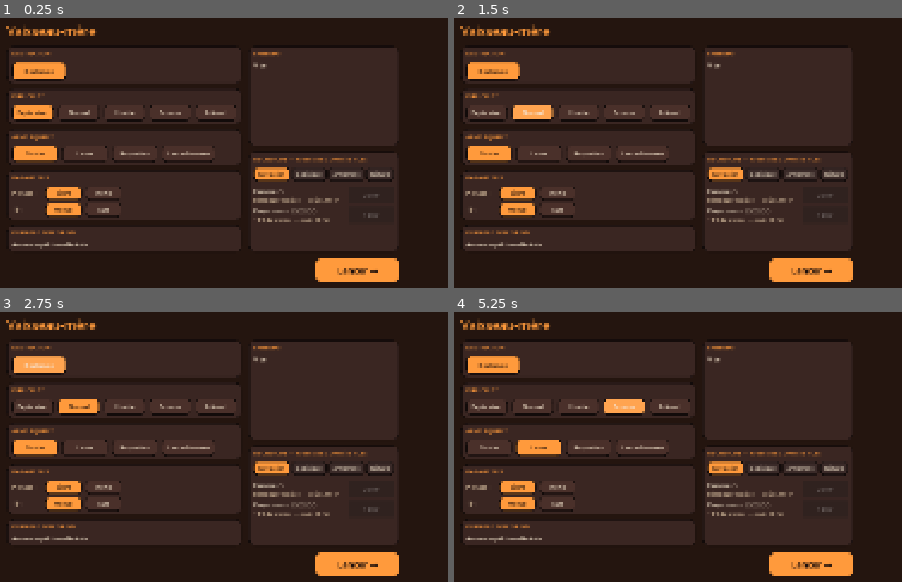
Above: before the commit, frames 1-4 (two rows, left to right).
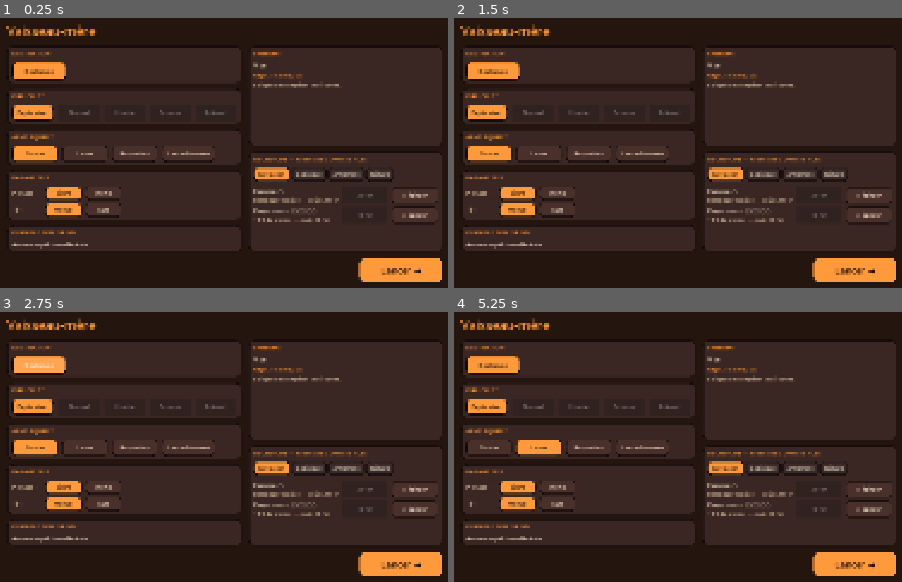
Above: after the commit, the same moments.

Repository: Aym2ric/vaisseau-minier
Game: Godot game, scene res://scenes/main.tscn
Two runs of this game, one before a commit and one after it. Both use one fixed random seed, a clock stepped at 60 frames per second and the inputs below.
Inputs (mouse positions are in pixels of both pictures, inside the frame that each line leads up to):
- Up to frame 1 (0.25 s): no input
- Up to frame 2 (1.5 s): click (534, 112) at 0.5 s, where only the run before the commit has a clickable "Normal"; click (534, 112) at 1.25 s, where only the run before the commit has a clickable "Normal"
- Up to frame 3 (2.75 s): click "Rocheuse" at 2 s
- Up to frame 4 (5.25 s): click "Exploration" at 2.75 s; click "Blaster" at 3.5 s; click "Laser" at 4.25 s; click (624, 406) at 5 s, where only the run before the commit has a clickable "Extrême"

The runs differ from the first frame. In frame 1, 5.3% of the frame differs, in the area x 13-99%, y 11-98%; in frame 2, 5.8%, in the area x 3-99%, y 11-98%; in frame 3, 5.8%; in frame 4, 5.8%.

Commit message:
Jalon 3 : élites, recyclage, événements, difficultés, objectifs épinglés + GDD V5
Élites (8 modificateurs) :
- enemy.gd : apply_elite(), régénérant tick, vampirique heal on contact, couleur sprite
- sector.gd : 15 % de chance d'élite à partir du niveau de menace 2 (hors guardian)
- on-death : explosif → AOE, multiplicateur → 2 mites

Recyclage et plafond ennemis :
- Ennemis >2500 px téléportés à la bordure toutes les 2 s (hors guardian)
- Plafond enemy_cap=60 dans spawn_enemy()

Événements : 5 types (essaim, raid, filon, gardien aperçu, champ de réparation)

Difficultés verrouillées :
- run_state.end_run(true) débloque la difficulté suivante par planète
- Hub grise les niveaux non débloqués

Objectifs épinglés :
- Bouton épingler/désépingler par compétence dans l'arbre
- Déficit de ressources affiché dans l'entrepôt

Tests : 80/80 (5 nouveaux RunState, 2 nouveaux SaveGame, 5 nouveaux GameData)
Doc : GDD V4 → V5 (arme unique combat+minage, 60 évolutions, planètes via Navigation)

Co-Authored-By: Claude Sonnet 4.6 <noreply@anthropic.com>

Diff:
--- a/autoload/game_data.gd
+++ b/autoload/game_data.gd
@@ -32,6 +32,8 @@
 	"mine_range":      130.0,  # portée de l'outil de minage
 	"mine_base_rate":  3.0,    # dégâts/seconde sur le gisement ciblé
 	"discover_radius": 220.0,  # rayon de révélation du brouillard
+	"recycle_dist":    2500.0, # distance hors-écran pour recycler un ennemi
+	"enemy_cap":       60,     # nombre max d'ennemis simultanés
 }
 
 const RESOURCES := {
@@ -77,6 +79,18 @@
 	"gold":   {"hp": 6.0,  "radius": [24.0, 24.0], "weight": 0.35, "xp": 0, "mineable": true},
 	"chest":  {"hp": 4.0,  "radius": [20.0, 20.0], "weight": 0.3,  "xp": 0, "mineable": false},
 	"repair": {"hp": 3.0,  "radius": [19.0, 19.0], "weight": 0.25, "xp": 0, "mineable": false},
+}
+
+## Modificateurs élite — appliqués aléatoirement à partir du niveau de menace 2.
+const ELITE_MODIFIERS := {
+	"blinde":         {"name": "Blindé",         "hp_mult": 2.5, "speed_mult": 0.9,  "dmg_mult": 1.0, "xp_mult": 2, "color": Color("4477ff")},
+	"frenetique":     {"name": "Frénétique",     "hp_mult": 1.0, "speed_mult": 2.0,  "dmg_mult": 1.5, "xp_mult": 2, "color": Color("ff3333")},
+	"regenerant":     {"name": "Régénérant",     "hp_mult": 2.0, "speed_mult": 1.0,  "dmg_mult": 1.0, "xp_mult": 2, "color": Color("33ff88"), "regen": 0.5},
+	"explosif":       {"name": "Explosif",       "hp_mult": 1.5, "speed_mult": 1.0,  "dmg_mult": 1.5, "xp_mult": 3, "color": Color("ffaa00"), "explosion_r": 80.0, "explosion_dmg": 15.0},
+	"geant":          {"name": "Géant",          "hp_mult": 4.0, "speed_mult": 0.65, "dmg_mult": 2.0, "xp_mult": 5, "color": Color("bb44cc"), "scale": 1.6},
+	"vampirique":     {"name": "Vampirique",     "hp_mult": 1.5, "speed_mult": 1.0,  "dmg_mult": 1.0, "xp_mult": 3, "color": Color("ff66cc"), "vamp_ratio": 0.5},
+	"multiplicateur": {"name": "Multiplicateur", "hp_mult": 1.5, "speed_mult": 1.0,  "dmg_mult": 1.0, "xp_mult": 3, "color": Color("ffee22")},
+	"protecteur":     {"name": "Protecteur",     "hp_mult": 3.0, "speed_mult": 0.8,  "dmg_mult": 1.0, "xp_mult": 4, "color": Color("44aaff")},
 }
 
 const ENEMIES := {
--- a/autoload/run_state.gd
+++ b/autoload/run_state.gd
@@ -223,5 +223,11 @@
 	history.push_front(summary)
 	if history.size() > 20:
 		history.resize(20)
+	# Déblocage de la difficulté suivante sur extraction réussie
+	if success and difficulty < 5:
+		var diffs: Dictionary = SaveGame.data.get("difficulties", {})
+		if difficulty >= int(diffs.get(planet_id, 1)):
+			diffs[planet_id] = difficulty + 1
+			SaveGame.data["difficulties"] = diffs
 	SaveGame.save_game()
 	return summary
--- a/autoload/save_game.gd
+++ b/autoload/save_game.gd
@@ -21,6 +21,8 @@
 		"equipped": {"weapon": "blaster"},
 		"selected_planet": "roc",
 		"selected_difficulty": 1,
+		"difficulties": {"roc": 1},  # max difficulté débloquée par planète
+		"pinned": [],                 # skill IDs épinglés comme objectifs
 		"options": {"control_mode": "free", "auto_fire": false},
 		"history": [],
 	}
@@ -49,6 +51,11 @@
 		push_warning("Sauvegarde impossible : %s" % PATH)
 		return
 	file.store_string(JSON.stringify(data, "\t"))
+
+
+func max_difficulty(planet_id: String) -> int:
+	var diffs: Dictionary = data.get("difficulties", {})
+	return int(diffs.get(planet_id, 1))
 
 
 func skill(id: String) -> int:
--- a/scenes/enemies/enemy.gd
+++ b/scenes/enemies/enemy.gd
@@ -8,6 +8,7 @@
 var target: Ship
 var shots: Node2D
 var hp             := 2.0
+var max_hp         := 2.0
 var speed          := 150.0
 var contact_damage := 8.0
 var radius         := 11.0
@@ -15,16 +16,34 @@
 var velocity       := Vector2.ZERO
 var flash          := 0.0
 var dead           := false
+var elite_modifier := ""
+var _regen_rate    := 0.0
 var _time          := 0.0
 
 
 func setup(difficulty: int) -> void:
 	var def: Dictionary = GameData.ENEMIES[kind]
 	hp             = float(def["hp"]) * (1.0 + 0.25 * (difficulty - 1))
+	max_hp         = hp
 	speed          = def["speed"]
 	contact_damage = def["damage"]
 	radius         = def["radius"]
 	xp             = def["xp"]
+
+
+func apply_elite(mod: String) -> void:
+	elite_modifier = mod
+	var def: Dictionary = GameData.ELITE_MODIFIERS[mod]
+	hp             *= float(def["hp_mult"])
+	max_hp          = hp
+	speed          *= float(def["speed_mult"])
+	contact_damage *= float(def["dmg_mult"])
+	xp              = int(round(float(xp) * float(def["xp_mult"])))
+	if def.has("regen"):
+		_regen_rate = float(def["regen"])
+	if def.has("scale"):
+		var sc := float(def["scale"])
+		scale = Vector2(sc, sc)
 
 
 func _ready() -> void:
@@ -36,6 +55,8 @@
 func _physics_process(delta: float) -> void:
 	_time += delta
 	flash -= delta
+	if _regen_rate > 0.0 and not dead:
+		hp = minf(max_hp, hp + _regen_rate * delta)
 	if is_instance_valid(target):
 		_behave(delta)
 	position += velocity * delta
@@ -45,7 +66,12 @@
 			_on_contact()
 	var sprite := get_node_or_null("Sprite2D")
 	if sprite:
-		sprite.modulate = Color(2.0, 2.0, 2.0) if flash > 0.0 else Color.WHITE
+		if flash > 0.0:
+			sprite.modulate = Color(2.0, 2.0, 2.0)
+		elif elite_modifier != "":
+			sprite.modulate = GameData.ELITE_MODIFIERS[elite_modifier]["color"]
+		else:
+			sprite.modulate = Color.WHITE
 	queue_redraw()
 
 
@@ -54,7 +80,9 @@
 
 
 func _on_contact() -> void:
-	pass
+	if elite_modifier == "vampirique" and not dead:
+		var vamp := float(GameData.ELITE_MODIFIERS["vampirique"]["vamp_ratio"]) * contact_damage
+		hp = minf(max_hp, hp + vamp)
 
 
 func take_hit(amount: float) -> void:
--- a/scenes/hub/hub.gd
+++ b/scenes/hub/hub.gd
@@ -22,6 +22,7 @@
 var _tree_tab       := "navigation"
 var _summary_label: Label
 var _inventory_label: Label
+var _pinned_label: Label
 var _tree_content: VBoxContainer
 
 
@@ -207,6 +208,14 @@
 	_style_label(_inventory_label, 13, INK)
 	_inventory_label.autowrap_mode = TextServer.AUTOWRAP_WORD_SMART
 	content.add_child(_inventory_label)
+	var obj_lbl := Label.new()
+	_style_label(obj_lbl, 12, ACCENT)
+	obj_lbl.text = "OBJECTIFS ÉPINGLÉS"
+	content.add_child(obj_lbl)
+	_pinned_label = Label.new()
+	_style_label(_pinned_label, 12, MUTED)
+	_pinned_label.autowrap_mode = TextServer.AUTOWRAP_WORD_SMART
+	content.add_child(_pinned_label)
 
 
 func _build_launch_row(parent: Node) -> void:
@@ -238,13 +247,22 @@
 		btn.add_theme_stylebox_override("hover",  _box(ACCENT.lerp(Color.WHITE, 0.1) if sel else Color("5a3a30"), 10))
 		btn.add_theme_color_override("font_color", Color("1a0d0a") if sel else INK)
 
-	# Difficultés
+	# Difficultés — verrouillage selon la progression
+	var max_diff := SaveGame.max_difficulty(_selected_planet)
+	if _selected_difficulty > max_diff:
+		_selected_difficulty = 1
 	for entry in _diff_buttons:
-		var btn: Button = entry["btn"]
-		var sel: bool   = entry["level"] == _selected_difficulty
-		btn.add_theme_stylebox_override("normal", _box(ACCENT if sel else Color("4a302a"), 10))
-		btn.add_theme_stylebox_override("hover",  _box(ACCENT.lerp(Color.WHITE, 0.1) if sel else Color("5a3a30"), 10))
-		btn.add_theme_color_override("font_color", Color("1a0d0a") if sel else INK)
+		var btn: Button  = entry["btn"]
+		var sel: bool    = entry["level"] == _selected_difficulty
+		var locked: bool = entry["level"] > max_diff
+		btn.disabled = locked
+		if locked:
+			btn.add_theme_stylebox_override("normal", _box(Color("2a1a18"), 10))
+			btn.add_theme_color_override("font_color", MUTED.darkened(0.4))
+		else:
+			btn.add_theme_stylebox_override("normal", _box(ACCENT if sel else Color("4a302a"), 10))
+			btn.add_theme_stylebox_override("hover",  _box(ACCENT.lerp(Color.WHITE, 0.1) if sel else Color("5a3a30"), 10))
+			btn.add_theme_color_override("font_color", Color("1a0d0a") if sel else INK)
 
 	# Armes
 	var equipped_weapon: String = String(SaveGame.data.get("equipped", {}).get("weapon", "blaster"))
@@ -298,6 +316,31 @@
 			if qty > 0 and GameData.RESOURCES.has(id):
 				parts.append("%s : %d" % [GameData.RESOURCES[id]["name"], qty])
 		_inventory_label.text = "\n".join(parts) if parts.size() > 0 else "Vide"
+
+	# Objectifs épinglés
+	var pinned_arr: Array   = SaveGame.data.get("pinned", [])
+	var inv_dict: Dictionary = SaveGame.data["inventory"]
+	if pinned_arr.is_empty():
+		_pinned_label.text = "Épinglez des compétences ci-contre."
+	else:
+		var plines: PackedStringArray = []
+		for sid in pinned_arr:
+			if not GameData.SKILLS.has(sid):
+				continue
+			var sdef: Dictionary = GameData.SKILLS[sid]
+			var slevel: int = SaveGame.skill(sid)
+			if slevel >= int(sdef["max"]):
+				plines.append("✓ %s" % sdef["name"])
+				continue
+			var res_id: String  = String(sdef["cost_res"])
+			var cost: int       = int(sdef["cost"]) * (slevel + 1)
+			var have: int       = int(inv_dict.get(res_id, 0))
+			var res_name: String = String(GameData.RESOURCES[res_id]["name"]) if GameData.RESOURCES.has(res_id) else res_id
+			if have >= cost:
+				plines.append("✓ %s (prêt !)" % sdef["name"])
+			else:
+				plines.append("→ %s : %d / %d %s" % [sdef["name"], have, cost, res_name])
+		_pinned_label.text = "\n".join(plines)
 
 	# Arbre de compétences
 	_rebuild_tree()
@@ -387,6 +430,23 @@
 			)
 		row.add_child(btn)
 
+		var pinned: Array   = SaveGame.data.get("pinned", [])
+		var is_pinned: bool = id in pinned
+		var pin_lbl: String = "✦ épinglé" if is_pinned else "○ épingler"
+		var pin_btn         := _small_btn(pin_lbl, level < max_level)
+		var sid_cap: String = id
+		pin_btn.pressed.connect(func() -> void:
+			var p: Array = SaveGame.data.get("pinned", [])
+			if sid_cap in p:
+				p.erase(sid_cap)
+			else:
+				p.append(sid_cap)
+			SaveGame.data["pinned"] = p
+			SaveGame.save_game()
+			call_deferred("_refresh")
+		)
+		row.add_child(pin_btn)
+
 
 # --- Helpers UI -------------------------------------------------
 
--- a/scenes/sector/sector.gd
+++ b/scenes/sector/sector.gd
@@ -37,7 +37,10 @@
 var _extract_timer   := 0.0
 
 # Événements
-var _next_event_time := 60.0
+var _next_event_time  := 60.0
+
+# Recyclage
+var _recycle_timer := 0.0
 
 
 func _ready() -> void:
@@ -123,6 +126,12 @@
 	if _time >= _next_event_time:
 		_spawn_event()
 		_next_event_time = _time + randf_range(70.0, 130.0)
+
+	# Recyclage des ennemis éloignés
+	_recycle_timer -= delta
+	if _recycle_timer <= 0.0:
+		_recycle_timer = 2.0
+		_recycle_enemies()
 
 	# Maintien de la densité de roches
 	rock_timer -= delta
@@ -313,13 +322,32 @@
 # --- Ennemis et événements ------------------------------------------
 
 func spawn_enemy(kind: String, at: Variant = null) -> void:
+	if enemies.get_child_count() >= int(GameData.CONFIG["enemy_cap"]):
+		return
 	var enemy: Enemy = _ENEMY_SCENES[kind].instantiate()
 	enemy.setup(RunState.difficulty)
+	if kind != "guardian" and RunState.threat_level() >= 2 and randf() < 0.15:
+		enemy.apply_elite(_random_elite())
 	enemy.position = at if at != null else _edge_point()
 	enemy.target   = ship
 	enemy.shots    = projectiles
 	enemy.died.connect(_on_enemy_died)
 	enemies.add_child(enemy)
+
+
+func _random_elite() -> String:
+	var keys: Array = GameData.ELITE_MODIFIERS.keys()
+	return keys[randi() % keys.size()]
+
+
+func _recycle_enemies() -> void:
+	var recycle_dist := float(GameData.CONFIG["recycle_dist"])
+	for enemy in enemies.get_children():
+		var e := enemy as Enemy
+		if e == null or e.kind == "guardian":
+			continue
+		if e.position.distance_to(ship.position) > recycle_dist:
+			e.position = _edge_point()
 
 
 func _edge_point() -> Vector2:
@@ -352,7 +380,7 @@
 
 
 func _spawn_event() -> void:
-	match randi() % 3:
+	match randi() % 5:
 		0:
 			for _i in 10:
 				spawn_enemy("mite")
@@ -362,14 +390,37 @@
 			for i in 3:
 				spawn_enemy("gunner", Vector2(x, GameData.MAP_SIZE.y / 2.0 + (i - 1) * 90.0))
 			announced.emit("Raid pirate !")
-		_:
+		2:
 			for _i in 3:
 				spawn_rock("gold")
 			announced.emit("Filon d'or détecté !")
+		3:
+			spawn_enemy("guardian")
+			announced.emit("Gardien aperçu !")
+		_:
+			for _i in 4:
+				spawn_rock("repair")
+			announced.emit("Champ de réparation !")
+
+
+func _elite_explosion(at: Vector2, radius: float, damage: float) -> void:
+	Burst.spawn(effects, at, Color("ffaa00"), radius, 14)
+	if is_instance_valid(ship) and ship.position.distance_to(at) <= radius:
+		ship.take_damage(damage)
+		_on_ship_damaged()
 
 
 func _on_enemy_died(enemy: Enemy) -> void:
 	Burst.spawn(effects, enemy.position, Color("ff5a5f"), 30.0, 6)
+	# Effets élite on-death
+	match enemy.elite_modifier:
+		"explosif":
+			var edef: Dictionary = GameData.ELITE_MODIFIERS["explosif"]
+			_elite_explosion(enemy.position, float(edef["explosion_r"]), float(edef["explosion_dmg"]))
+			announced.emit("Explosion !")
+		"multiplicateur":
+			for _i in 2:
+				spawn_enemy("mite", enemy.position + Vector2(randf_range(-25, 25), randf_range(-25, 25)))
 	# Drop ressource + XP
 	var p: Pickup = _PICKUP_SCENE.instantiate()
 	p.resource_id = String(planet["res"])
--- a/tests/test_game_data.gd
+++ b/tests/test_game_data.gd
@@ -1,6 +1,9 @@
 ## Tests d'intégrité des données statiques de GameData.
 ## Vérifie que toutes les clés requises sont présentes dans chaque table.
 extends RefCounted
+
+const REQUIRED_ELITE      := ["name", "hp_mult", "speed_mult", "dmg_mult", "xp_mult", "color"]
+const REQUIRED_EVOLUTION  := ["name", "desc", "weapon", "icon"]
 
 const REQUIRED_CONFIG := [
 	"hull", "ship_speed", "ship_accel",
@@ -8,6 +11,7 @@
 	"threat_rate", "spawn_base",
 	"rocks", "extract_time", "magnet_radius",
 	"mine_range", "mine_base_rate", "discover_radius",
+	"recycle_dist", "enemy_cap",
 ]
 const REQUIRED_PLANET   := ["name", "res", "rare", "bg", "spot", "rock", "friction", "wind"]
 const REQUIRED_RESOURCE := ["name", "color", "base", "rare", "weight"]
@@ -122,3 +126,30 @@
 
 func test_map_size_is_larger_than_arena() -> bool:
 	return GameData.MAP_SIZE.x > GameData.ARENA.x and GameData.MAP_SIZE.y > GameData.ARENA.y
+
+
+func test_elite_modifiers_have_all_fields() -> bool:
+	for id in GameData.ELITE_MODIFIERS:
+		for field in REQUIRED_ELITE:
+			if not GameData.ELITE_MODIFIERS[id].has(field):
+				push_error("ELITE_MODIFIERS[%s] manque le champ : %s" % [id, field])
+				return false
+	return true
+
+
+func test_run_evolutions_have_all_fields() -> bool:
+	for id in GameData.RUN_EVOLUTIONS:
+		for field in REQUIRED_EVOLUTION:
+			if not GameData.RUN_EVOLUTIONS[id].has(field):
+				push_error("RUN_EVOLUTIONS[%s] manque le champ : %s" % [id, field])
+				return false
+	return true
+
+
+func test_evolution_weapons_reference_valid_weapons() -> bool:
+	for id in GameData.RUN_EVOLUTIONS:
+		var weapon_id: String = GameData.RUN_EVOLUTIONS[id]["weapon"]
+		if not GameData.WEAPONS.has(weapon_id):
+			push_error("RUN_EVOLUTIONS[%s].weapon='%s' absent de WEAPONS" % [id, weapon_id])
+			return false
+	return true
--- a/tests/test_run_state.gd
+++ b/tests/test_run_state.gd
@@ -25,7 +25,9 @@
 	RunState.xp_to_next      = 20
 	RunState.run_upgrades    = {}
 	RunState.rerolls         = 0
-	SaveGame.data["skills"]  = {}
+	SaveGame.data["skills"]       = {}
+	SaveGame.data["difficulties"] = {"roc": 1}
+	SaveGame.data["pinned"]       = []
 
 
 # --- Démarrage de run ---
@@ -385,6 +387,36 @@
 	return RunState.run_evolution == "blaster_gatling"
 
 
+func test_end_run_success_unlocks_next_difficulty() -> bool:
+	_reset()
+	RunState.active = true
+	RunState.difficulty = 1
+	SaveGame.data["inventory"] = {}
+	SaveGame.data["difficulties"] = {"roc": 1}
+	RunState.end_run(true)
+	return int(SaveGame.data["difficulties"].get("roc", 1)) == 2
+
+
+func test_end_run_failure_does_not_unlock_difficulty() -> bool:
+	_reset()
+	RunState.active = true
+	RunState.difficulty = 1
+	SaveGame.data["inventory"] = {}
+	SaveGame.data["difficulties"] = {"roc": 1}
+	RunState.end_run(false)
+	return int(SaveGame.data["difficulties"].get("roc", 1)) == 1
+
+
+func test_end_run_does_not_exceed_max_difficulty() -> bool:
+	_reset()
+	RunState.active = true
+	RunState.difficulty = 5
+	SaveGame.data["inventory"] = {}
+	SaveGame.data["difficulties"] = {"roc": 5}
+	RunState.end_run(true)
+	return int(SaveGame.data["difficulties"].get("roc", 5)) == 5
+
+
 func test_start_run_resets_evolution() -> bool:
 	_reset()
 	RunState.run_evolution = "blaster_heavy"
--- a/tests/test_save_game.gd
+++ b/tests/test_save_game.gd
@@ -48,6 +48,16 @@
 	return not d.has("credits")
 
 
+func test_default_data_has_difficulties() -> bool:
+	var d := SaveGame.default_data()
+	return d.has("difficulties") and d["difficulties"] is Dictionary
+
+
+func test_default_data_has_pinned() -> bool:
+	var d := SaveGame.default_data()
+	return d.has("pinned") and d["pinned"] is Array
+
+
 func test_skill_returns_zero_for_unknown() -> bool:
 	return SaveGame.skill("competence_inconnue_xyz") == 0
 
Not shown, changed: documentation/CONTENT.md
Not shown, added: documentation/GDD_V5.md
Not shown, changed: documentation/ROADMAP.md
Not shown, changed: documentation/features/01-expedition.md
Not shown, changed: documentation/features/02-carte.md
Not shown, changed: documentation/features/03-combat.md
Not shown, changed: documentation/features/04-minage.md
Not shown, changed: documentation/features/05-butin.md
Not shown, changed: documentation/features/06-missions.md
Not shown, changed: documentation/features/07-extraction.md
Not shown, changed: documentation/features/08-menace.md
Not shown, changed: documentation/features/09-evenements.md
(and 21 more such lines)
